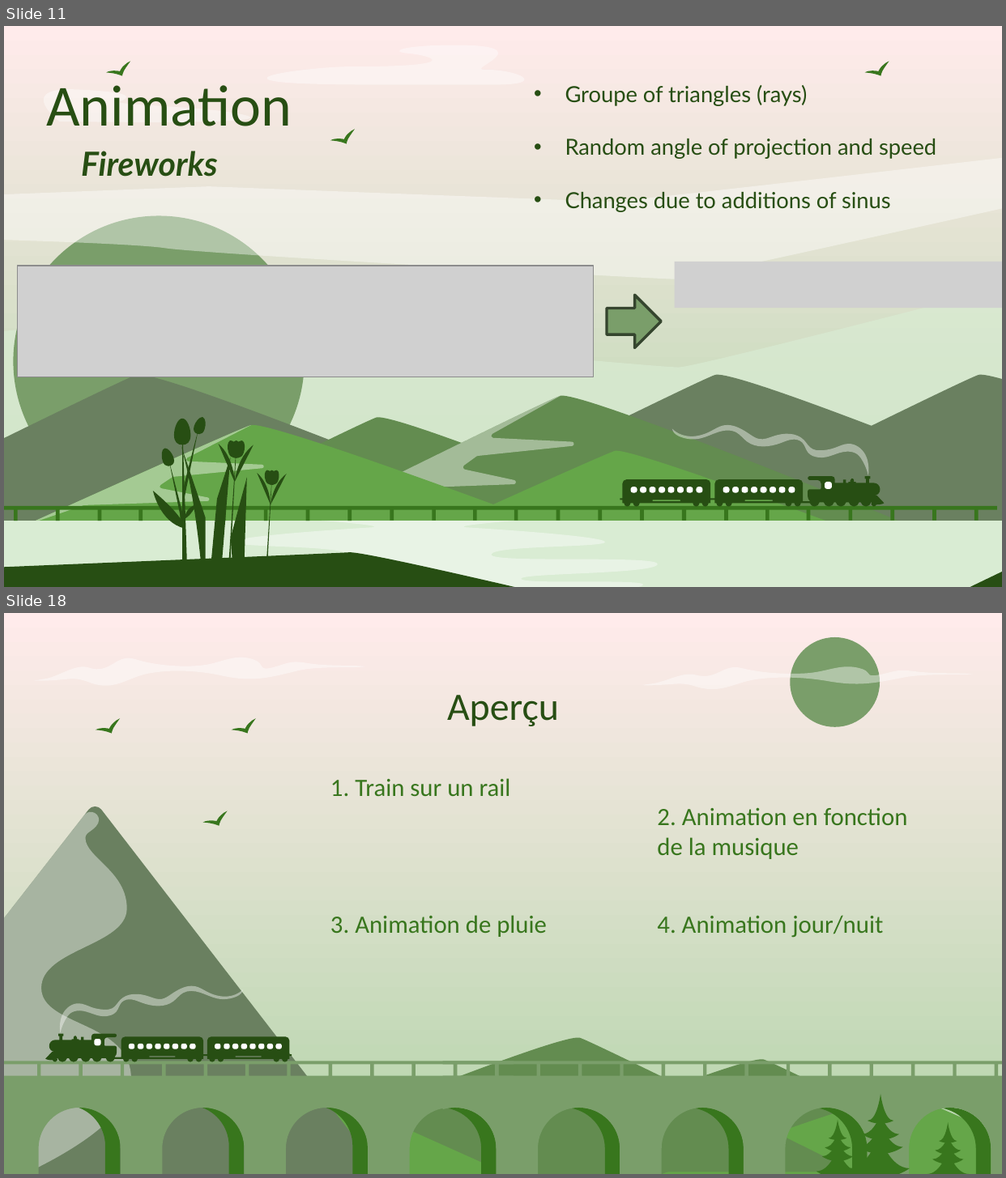
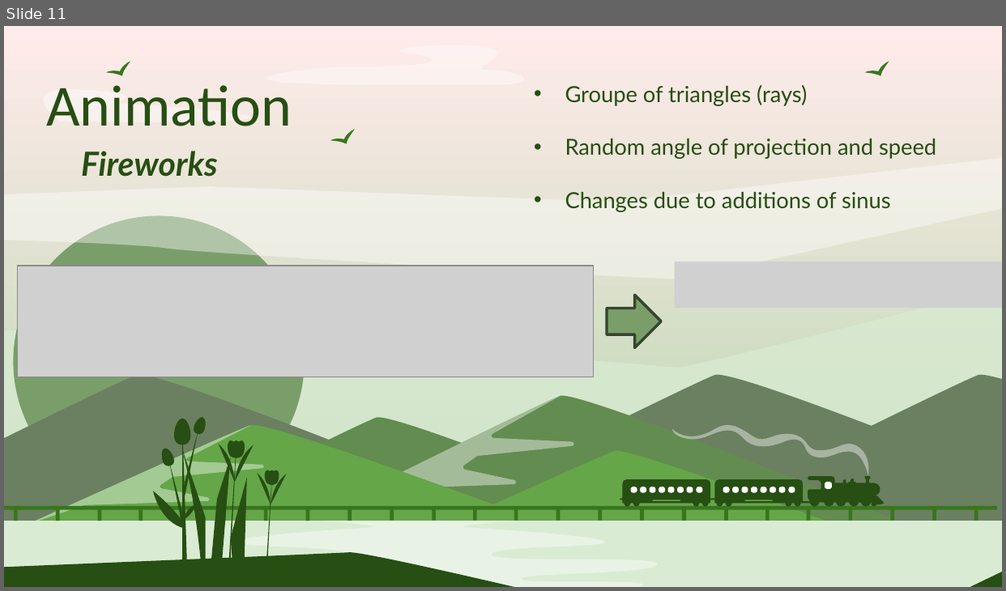
Before and after one commit to Smoother19/MusicAnimation, a slide deck: docs/presentation/PresProto.pptx. Shown one above the other, each under a label of ours: slides 11 and 18 before the commit, slide 11 after it; the slides between them are not shown. The pictures are 1006x1178 and 1006x591 pixels, drawn with LibreOffice and Linux fonts; fonts in the diff are those of the drawing; grey boxes stand for pictures; background and template pictures are left out. Boxes give left, top, right and bottom in pixels: in the first picture for what was removed or moved away, otherwise in the second. Text is boxed around its words. In the diff, an @@ line names an element or a change of style, - is before the commit and + after.

```diff
--- a/docs/presentation/PresProto.pptx
+++ b/docs/presentation/PresProto.pptx
@@ slide 18 removed at (4,613,1002,1174), background picture (left out) @@
@@ freeform shape removed at (34,652,365,693) @@
@@ freeform shape removed at (791,637,880,726) @@
@@ freeform shape removed at (641,662,972,694) @@
@@ title removed at (447,695,559,726) @@
-Aperçu
@@ freeform shape removed at (96,714,124,740) @@
@@ freeform shape removed at (232,714,260,740) @@
@@ subtitle removed at (330,778,511,796) @@
-1. Train sur un rail
@@ freeform shape removed at (4,807,393,1174) @@
@@ freeform shape removed at (4,807,130,1174) @@
@@ freeform shape removed at (203,807,232,833) @@
@@ subtitle removed at (657,807,908,859) @@
-2. Animation en fonction de la musique
@@ subtitle removed at (330,915,547,937) @@
-3. Animation de pluie
@@ subtitle removed at (657,915,883,938) @@
-4. Animation jour/nuit
@@ group removed at (46,986,292,1063): 19 freeform shapes @@
@@ freeform shape removed at (219,1038,856,1173) @@
@@ freeform shape removed at (403,1060,1002,1174) @@
@@ group removed at (4,1061,1002,1174): 10 freeform shapes @@
@@ freeform shape removed at (568,1094,1002,1174) @@
@@ freeform shape removed at (93,1107,557,1174) @@
@@ group removed at (816,1094,909,1174): 8 freeform shapes @@
@@ group removed at (927,1123,970,1174): 4 freeform shapes @@
```
Also in this commit, not shown: 2 slides changed, 3 slides added, 5 other slides removed, 1 other file.
